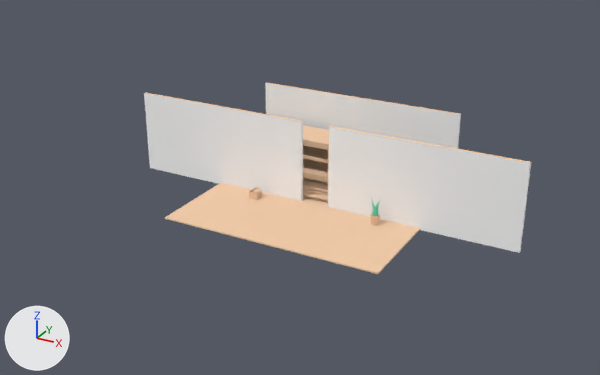
One commit to the glTF model apps/web/public/models/interior-stadium.glb: the scene before it, then after it.
The view is the same before and after, from a 50 mm camera at (12.85, -24.52, 12.83) aimed at (-0.22, -0.77, 0.96). Every picture has the same lights, and +X, +Y and +Z are marked at lower left. The older version comes first. Where no turn or scale is listed for an object, it has been applied to the vertices. Vertices at exactly the same position are counted once.

Script lines for the objects in view, before the commit:
```python
ob_room_stadium_bench = bpy.data.objects.new('room.stadium.bench', me_mesh_bench)
ob_room_stadium_bench.location = (0.0, 0.3, 0.25)
ob_room_stadium_crate = bpy.data.objects.new('room.stadium.crate', me_mesh_cardboardboxclosed_003)
ob_room_stadium_crate.location = (-2.2, -0.6, 0.22)
ob_room_stadium_floor = bpy.data.objects.new('room.stadium.floor', me_mesh_floorfull_004)
ob_room_stadium_floor.location = (0.0, 0.0, 0.04)
ob_room_stadium_floor.scale = (4.1, 4.1, 4.1)
ob_room_stadium_locker = bpy.data.objects.new('room.stadium.locker', me_mesh_cabinettelevision)
ob_room_stadium_locker.location = (-2.4, 2.3, 0.9)
ob_room_stadium_plant = bpy.data.objects.new('room.stadium.plant', me_mesh_plant_003)
ob_room_stadium_plant.location = (2.6, -0.5, 0.55)
ob_room_stadium_wall_e = bpy.data.objects.new('room.stadium.wall.e', me_mesh_wall_014)
ob_room_stadium_wall_e.location = (4.05, 0.0, 1.57)
ob_room_stadium_wall_n = bpy.data.objects.new('room.stadium.wall.n', me_mesh_wall_012)
ob_room_stadium_wall_n.location = (0.0, 3.45, 1.57)
ob_room_stadium_wall_w = bpy.data.objects.new('room.stadium.wall.w', me_mesh_wall_013)
ob_room_stadium_wall_w.location = (-4.05, 0.0, 1.57)
```
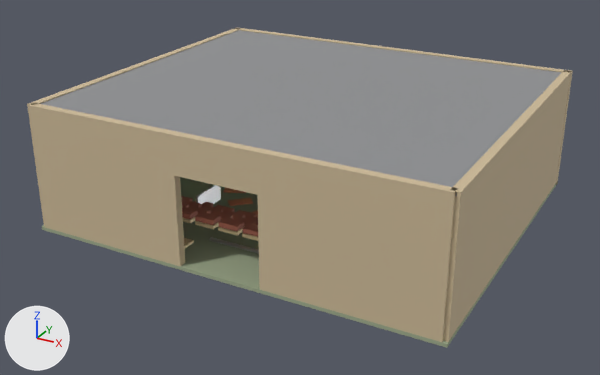
Boxes (x1, y1, x2, y2) around the edits, measured in the pictures (600 x 375 px):
'room.stadium.wall', added (beige)
    after: (27, 28, 573, 342)
'room.stadium.metal', added
    after: (40, 30, 562, 254)
'room.stadium.wall.e', deleted
    before: (328, 126, 531, 253)
'room.stadium.floor', reshaped, moved, rescaled, recoloured
    before: (165, 178, 420, 274)
    after: (42, 177, 558, 348)
'room.stadium.wall.w', deleted
    before: (144, 93, 303, 201)
'room.stadium.wall.n', deleted
    before: (265, 83, 461, 149)
'room.stadium.seat', added (orange)
    after: (181, 196, 258, 237)
'room.stadium.locker', deleted (beige)
    before: (303, 125, 329, 187)
'room.stadium.trim', added
    after: (183, 217, 258, 248)
'room.stadium.track', added (mostly hidden)
    after: (223, 187, 258, 218)
'room.stadium.bench', deleted (mostly hidden)
    before: (303, 185, 328, 202)
'room.stadium.plant', deleted
    before: (370, 197, 381, 225)
'room.stadium.crate', deleted
    before: (249, 187, 262, 200)
part 1 of me_mesh_floorfull_004, deleted (beige)
    before: (165, 178, 420, 274)
part 2 of me_mesh_floorfull_004, added
    after: (42, 177, 558, 348)

What changed in the scene script:
```text
Change me_mesh_floorfull_004:
    used by ob_room_stadium_floor; location = (0.0, 0.0, 0.04); scale = (4.1, 4.1, 4.1)
    remove me_mesh_floorfull_004.from_pydata(...)  # 8 vertices, 12 faces; spans x -1.0..1.0, y -0.88..0.88, z -0.01..0.01
    remove me_mesh_floorfull_004.materials.append(mat_wood_031)  # beige #f3cca8
    add me_mesh_floorfull_004.from_pydata(...)  # 8 vertices, 12 faces; spans x -7.3..7.3, y -6.3..6.3, z 0.0..0.12
    me_mesh_floorfull_004 part 1: 8 vertices removed from x -1.0..1.0, y -0.88..0.88, z -0.01..0.01
    me_mesh_floorfull_004 part 2: 8 vertices added at x -7.3..7.3, y -6.3..6.3, z 0.0..0.12, forming a box
    add me_mesh_floorfull_004.materials.append(mat_floor)  # greyish green #9eaa8b
Change ob_room_stadium_floor:
    ob_room_stadium_floor.scale: (4.1, 4.1, 4.1) -> (1.0, 1.0, 1.0)
    ob_room_stadium_floor.location: (0.0, 0.0, 0.04) -> (0.0, 0.0, 0.0)
Remove ob_room_stadium_wall_n:
    ob_room_stadium_wall_n = bpy.data.objects.new('room.stadium.wall.n', me_mesh_wall_012)
Remove ob_room_stadium_wall_w:
    ob_room_stadium_wall_w = bpy.data.objects.new('room.stadium.wall.w', me_mesh_wall_013)
Remove ob_room_stadium_wall_e:
    ob_room_stadium_wall_e = bpy.data.objects.new('room.stadium.wall.e', me_mesh_wall_014)
Remove ob_room_stadium_bench:
    ob_room_stadium_bench = bpy.data.objects.new('room.stadium.bench', me_mesh_bench)
Remove ob_room_stadium_locker:
    ob_room_stadium_locker = bpy.data.objects.new('room.stadium.locker', me_mesh_cabinettelevision)
Remove ob_room_stadium_plant:
    ob_room_stadium_plant = bpy.data.objects.new('room.stadium.plant', me_mesh_plant_003)
Remove ob_room_stadium_crate:
    ob_room_stadium_crate = bpy.data.objects.new('room.stadium.crate', me_mesh_cardboardboxclosed_003)
Add ob_room_stadium_track:
    ob_room_stadium_track = bpy.data.objects.new('room.stadium.track', me_track)  # 128 vertices, 192 faces; spans x -3.78..3.78, y -2.53..3.32, z 0.13..0.19; in mat_track (orange #dd9069)
    ob_room_stadium_track.location = (0.0, 0.0, 0.0)
Add ob_room_stadium_seat:
    ob_room_stadium_seat = bpy.data.objects.new('room.stadium.seat', me_seat)  # 384 vertices, 576 faces; spans x -5.35..5.25, y -4.97..-2.39, z 0.24..1.24; in mat_seat (orange #c47661)
    ob_room_stadium_seat.location = (0.0, 0.0, 0.0)
Add ob_room_stadium_metal:
    ob_room_stadium_metal = bpy.data.objects.new('room.stadium.metal', me_metal)  # a box spanning x -7.2..7.2, y -6.2..6.2, z 4.37..4.47; a box spanning x -5.48..-5.32, y 4.12..4.28, z 1.5..3.7; a box spanning x 5.32..5.48, y 4.12..4.28, z 1.5..3.7; a box spanning x -5.48..-5.32, y -1.68..-1.52, z 1.5..3.7; a box spanning x 5.32..5.48, y -1.68..-1.52, z 1.5..3.7; a box spanning x -3.24..-3.16, y -2.85..-1.45, z 0.1..0.8; a box spanning x 3.16..3.24, y -2.85..-1.45, z 0.1..0.8; a box spanning x -1.6..1.6, y -4.46..-4.34, z 0.16..0.24; in mat_metal (light grey #c4c5c8)
    ob_room_stadium_metal.location = (0.0, 0.0, 0.0)
Add ob_room_stadium_trim:
    ob_room_stadium_trim = bpy.data.objects.new('room.stadium.trim', me_trim)  # 488 vertices, 732 faces; spans x -7.1..7.1, y -6.05..6.0, z 0.02..3.8; in mat_trim (beige #e5cea2)
    ob_room_stadium_trim.location = (0.0, 0.0, 0.0)
Add ob_room_stadium_wall:
    ob_room_stadium_wall = bpy.data.objects.new('room.stadium.wall', me_wall)  # 44 vertices, 72 faces; spans x -7.3..7.3, y -6.29..6.29, z 0.0..4.5; in mat_wall (beige #cebc99)
    ob_room_stadium_wall.location = (0.0, 0.0, 0.0)
```
